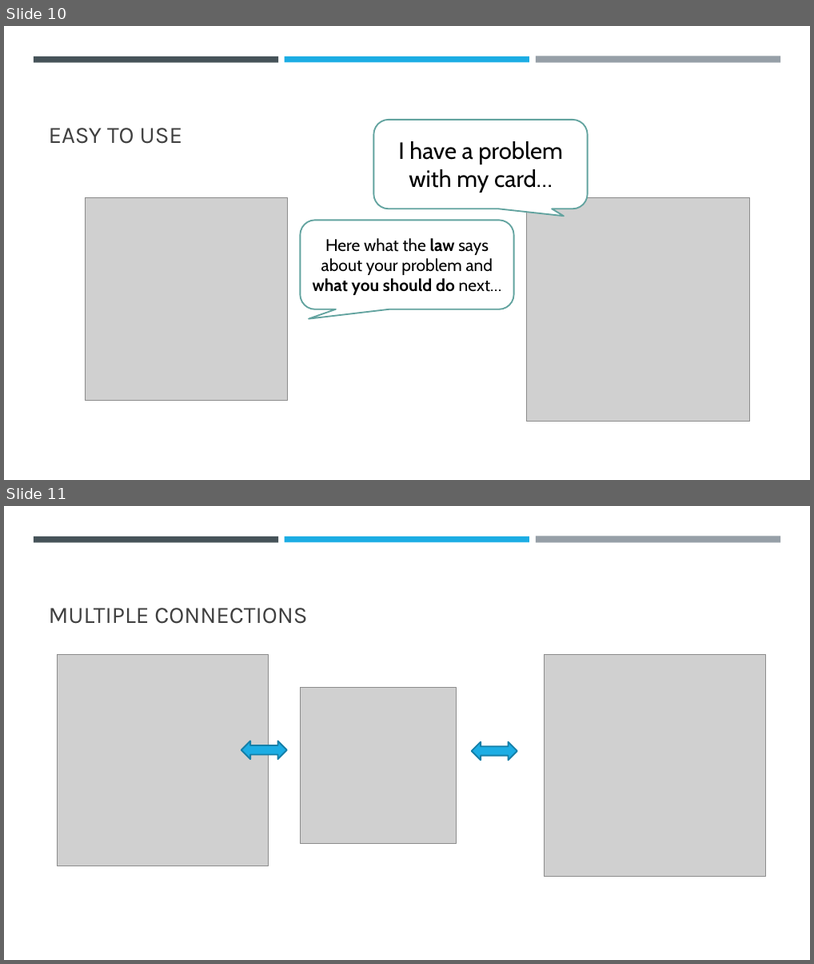
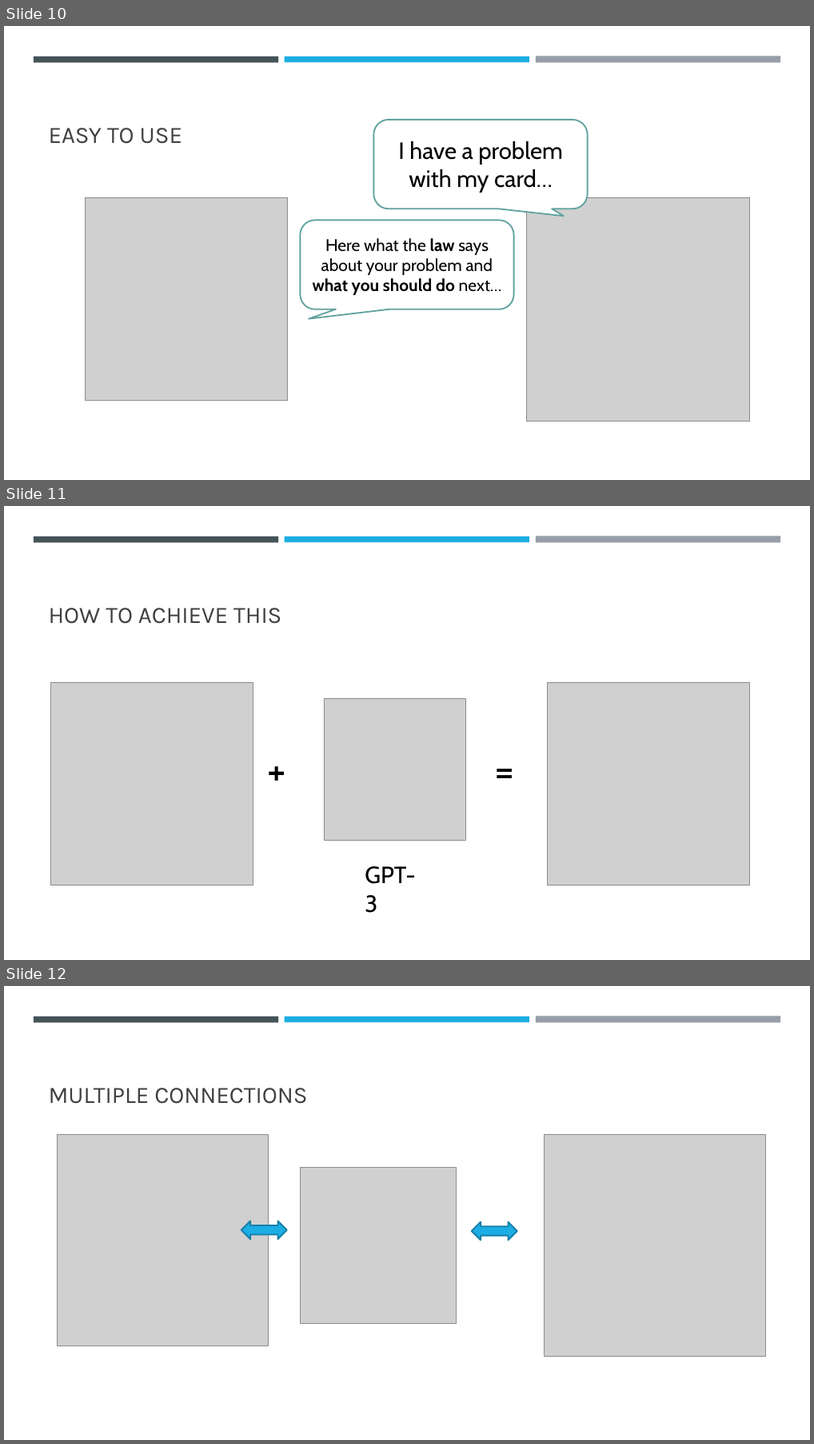
Before and after one commit to Astrarog/HSE, a slide deck: English professional/DeepLAW.pptx. Shown one above the other, each under a label of ours: slides 10 and 11 before the commit, slides 10, 11 and 12 after it. The pictures are 814x964 and 814x1444 pixels, drawn with LibreOffice and Linux fonts; fonts in the diff are those of the drawing; grey boxes stand for pictures. Boxes give left, top, right and bottom in pixels: in the first picture for what was removed or moved away, otherwise in the second. Text is boxed around its words. In the diff, an @@ line names an element or a change of style, - is before the commit and + after.

```diff
--- a/English professional/DeepLAW.pptx
+++ b/English professional/DeepLAW.pptx
@@ slide 11 added at (4,506,810,960), background #FFFFFF; not listed: 3 template elements that a slide beside it also shows @@
@@ title added at (49,608,282,624), 28 pt, text #404040 @@
+HOW TO ACHIEVE THIS
@@ picture added at (51,683,254,885) @@
@@ picture added at (548,683,750,885) @@
@@ picture added at (324,698,466,840) @@
@@ text added at (262,742,298,797), 48 pt, text #000000 @@
++
@@ text added at (489,742,525,797), 48 pt, text #000000 @@
+=
@@ text added at (365,866,415,912), 28 pt, text #000000 @@
+GPT-3
@@ what was slide 11 is now slide 12 @@
```
Also in this commit, not shown: 1 slide changed.
